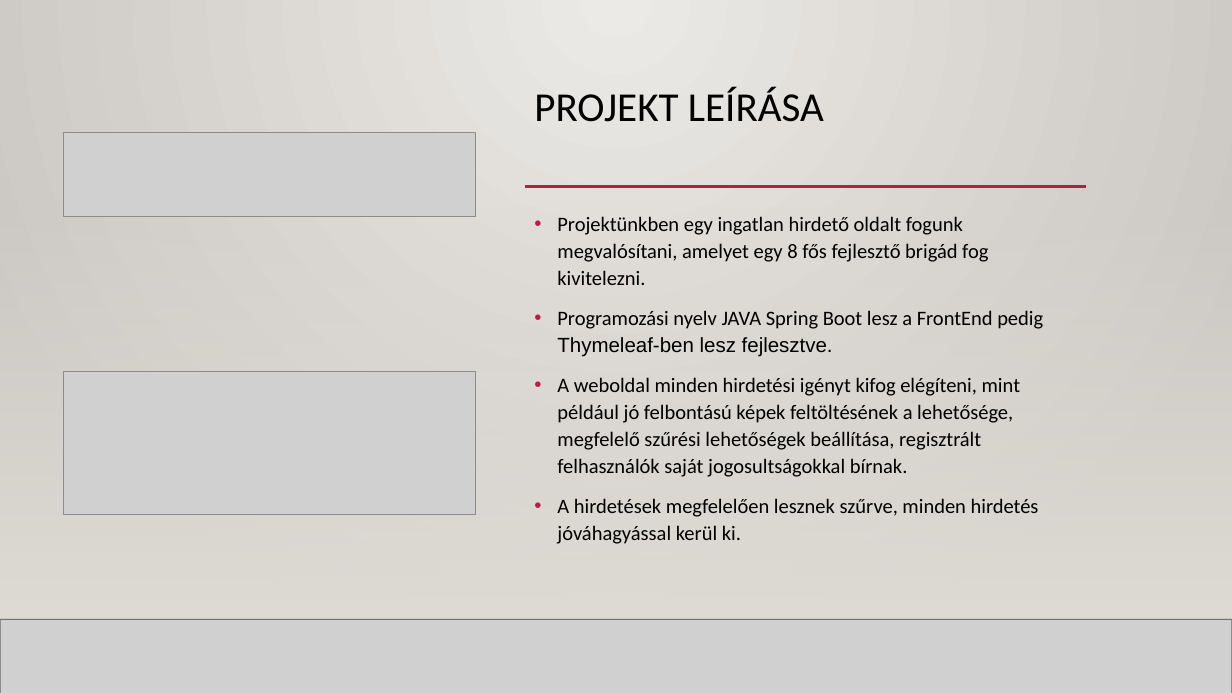
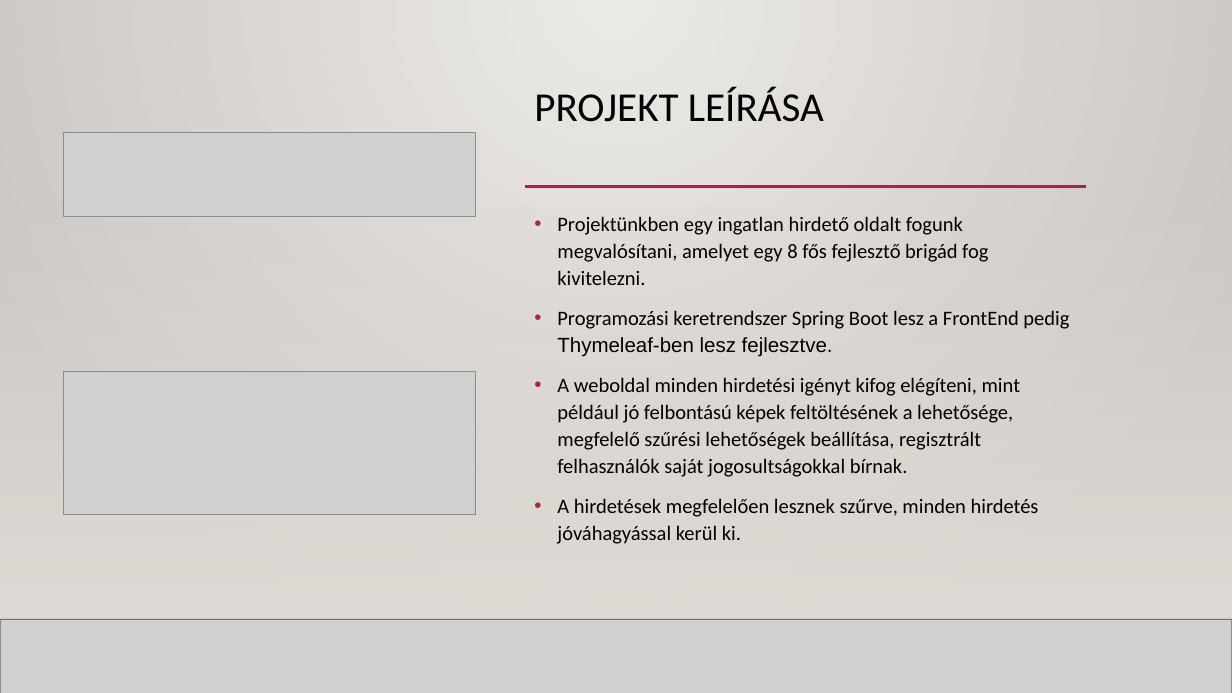
Before and after one commit to vlzsombor/rf-ingatlan-teljes, a slide deck: slide 2 of dokumentumok/Bemutato.pptx. Drawn at 1232x693 pixels with LibreOffice and Linux fonts; fonts in the diff are those of the drawing; grey boxes stand for pictures; background and template pictures are left out. Boxes give left, top, right and bottom in pixels: in the first picture for what was removed or moved away, otherwise in the second. Text is boxed around its words. In the diff, an @@ line names an element or a change of style, - is before the commit and + after.

```diff
--- a/dokumentumok/Bemutato.pptx
+++ b/dokumentumok/Bemutato.pptx
@@ text at box(557, 310, 1069, 357): text changed @@
-• Programozási nyelv JAVA Spring Boot lesz a FrontEnd pedig Thymeleaf-ben lesz fejlesztve.
+• Programozási keretrendszer Spring Boot lesz a FrontEnd pedig Thymeleaf-ben lesz fejlesztve.
```
Also in this commit, not shown: 2 slides added, 1 slide removed.
